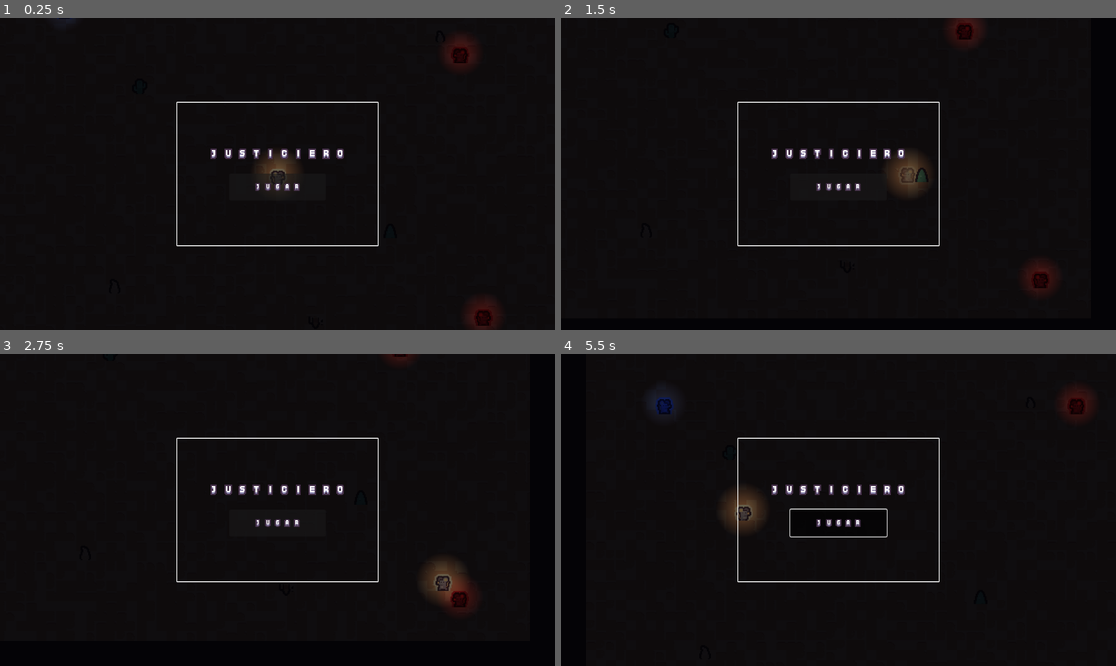
Above: before the commit, frames 1-4 (two rows, left to right).
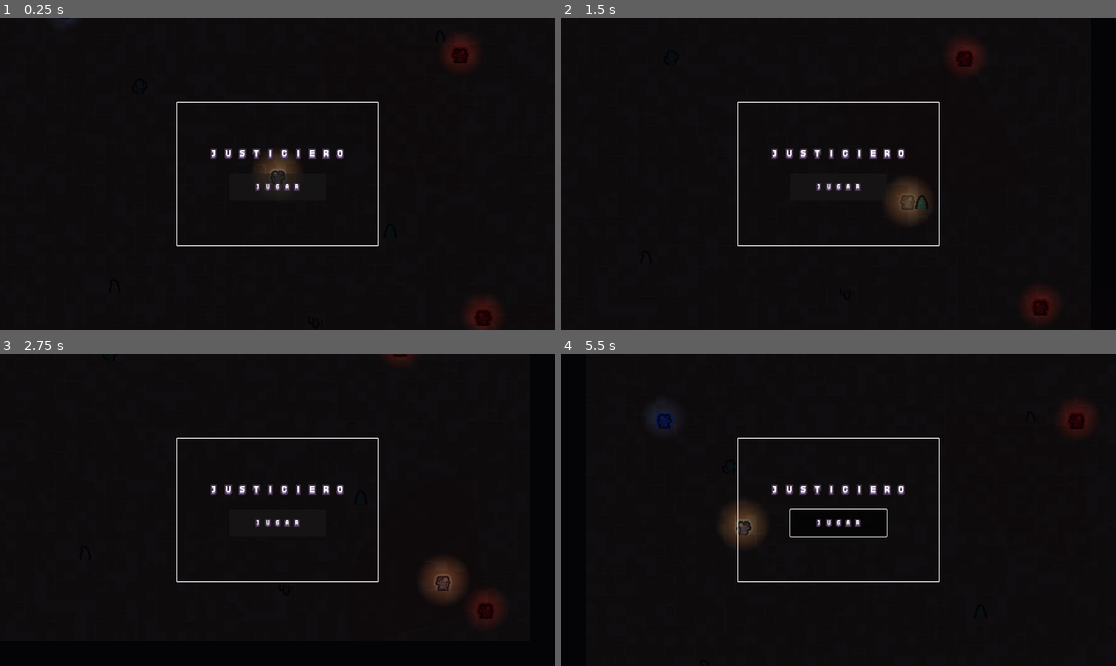
Above: after the commit, the same moments.

Repository: ksanch3x/Justiciero
Game: Godot game, scene res://scenes/Main.tscn
The game is run twice, just before and just after one commit, with the same random seed, the same clock (stepped at 60 frames per second) and the same inputs.
Inputs (mouse positions are in pixels of both pictures, inside the frame that each line leads up to):
- Up to frame 1 (0.25 s): no input
- Up to frame 2 (1.5 s): tap Enter at 0.5 s; move the mouse to (960, 158) at 0.52 s; hold D (move_right) 0.53-1.28 s; hold C (cover) 0.53-1.28 s; move the mouse to (727, 189) at 1.27 s; hold S (move_down) from 1.28 s (still down); tap Space (dash) at 1.35 s
- Up to frame 3 (2.75 s): move the mouse to (333, 441) at 2.02 s; release S (move_down) at 2.03 s; press the mouse at (333, 441) at 2.03 s; hold D (move_right) from 2.03 s (still down)
- Up to frame 4 (5.5 s): move the mouse to (810, 572) at 2.77 s; release D (move_right) at 2.78 s; release the mouse at (810, 572) at 2.78 s; hold W (move_up) 2.78-3.53 s; tap R at 2.85 s; move the mouse to (1005, 556) at 3.52 s; hold C (cover) 3.53-4.28 s; hold A (move_left) 3.53-5.03 s; move the mouse to (672, 463) at 4.27 s; tap Space (dash) at 4.35 s; move the mouse to (866, 510) at 5.02 s; press the mouse at (866, 510) at 5.03 s; hold S (move_down) from 5.03 s (still down)

The runs differ from the first frame. In frame 2, 2.3% of the frame differs, in the area x 58-90%, y 0-99%; in frame 3, 0.6%; in frame 4, 1.4%.

Commit message:
Cono de visión real (ángulo+cobertura) + suavizado de cámara
Reemplaza la detección circular por distancia en Enemy.gd/Spitter.gd/
Criminal.gd por un cono de verdad (rango + view_angle centrado en la
dirección hacia donde miran + Player.is_hidden_from()), con debug visual
dibujado en pantalla (verde/amarillo/rojo según estado) para poder ver y
probar sigilo directamente jugando, no solo confiar en la lógica. Police.gd
no lleva cono — su persecución depende del Nivel de Alerta, no de verte.

Camera2D de Player.tscn suma position_smoothing para que el seguimiento
(ya existente, es hija del jugador) no sea un snap instantáneo.

Diff:
--- a/prototypes/combat-topdown/scenes/Player.tscn
+++ b/prototypes/combat-topdown/scenes/Player.tscn
@@ -64,3 +64,5 @@
 limit_top = -360
 limit_right = 490
 limit_bottom = 360
+position_smoothing_enabled = true
+position_smoothing_speed = 8.0
--- a/prototypes/combat-topdown/scripts/Criminal.gd
+++ b/prototypes/combat-topdown/scripts/Criminal.gd
@@ -30,6 +30,10 @@
 @export var flee_speed: float = 130.0
 @export var flee_time: float = 3.0
 @export var flee_health_ratio: float = 0.3
+## Cono de visión real (mismo criterio que Enemy.gd) para detectar al
+## jugador — no aplica al encuentro con Policía, ese sigue siendo por
+## radio de cercanía (FIGHT_RIVAL no es sigilo, es un choque de facciones).
+@export var view_angle: float = 100.0
 
 var health: int
 var _player: Node2D
@@ -37,6 +41,7 @@
 var _spawn_position: Vector2
 var _spawn_captured: bool = false
 var _patrol_target: Vector2
+var _facing: Vector2 = Vector2.DOWN
 var _attack_timer: float = 0.0
 var _telegraphing: bool = false
 var _telegraph_time_left: float = 0.0
@@ -96,9 +101,7 @@
 
 	match _state:
 		State.PATROL:
-			# GDD 2.3, cobertura activa — ver comentario largo en Enemy.gd.
-			var hidden: bool = _player.has_method("is_hidden_from") and _player.is_hidden_from(global_position)
-			if dist_to_player <= detection_range and not hidden:
+			if _can_see_player(dist_to_player, to_player):
 				_state = State.DEFEND
 			else:
 				_process_patrol()
@@ -123,8 +126,11 @@
 
 	var chasing: bool = _state == State.DEFEND or _state == State.FIGHT_RIVAL
 	var facing: Vector2 = to_target if chasing else velocity
+	if facing.length() > 1.0:
+		_facing = facing.normalized()
 	if abs(facing.x) > 1.0:
 		_anim.flip_h = facing.x < 0.0
+	queue_redraw()
 
 	_attack_timer -= delta
 
@@ -145,6 +151,17 @@
 		_telegraph_time_left = attack_telegraph_time
 		Fx.telegraph_attack(_anim, attack_telegraph_time)
 
+## Cono de visión real — ver comentario largo en Enemy.gd.
+func _can_see_player(dist_to_player: float, to_player: Vector2) -> bool:
+	if dist_to_player > detection_range:
+		return false
+	if _player.has_method("is_hidden_from") and _player.is_hidden_from(global_position):
+		return false
+	if dist_to_player < 1.0:
+		return true
+	var half_angle: float = deg_to_rad(view_angle / 2.0)
+	return abs(_facing.angle_to(to_player)) <= half_angle
+
 func _process_patrol() -> void:
 	var to_target: Vector2 = _patrol_target - global_position
 	if to_target.length() <= 6.0:
@@ -174,6 +191,8 @@
 	_flee_timer -= delta
 	velocity = _flee_dir * flee_speed
 	move_and_slide()
+	queue_redraw()  # _draw() no pinta nada en FLEE, pero hay que refrescar
+	# para que el cono de antes de huir no quede pegado en pantalla.
 	if _flee_timer <= 0.0:
 		_state = State.PATROL
 		_pick_patrol_target()
@@ -221,3 +240,25 @@
 	health_changed.emit(health, max_health)
 	knocked_out.emit()
 	Fx.play_death(self, _anim)
+
+## Debug visual del cono de visión — ver comentario largo en Enemy.gd.
+## Naranja/rojizo en vez del verde/amarillo/rojo de Enemy.gd para que se
+## distinga a simple vista de qué facción es el cono (Criminal vs Grunt).
+func _draw() -> void:
+	var color: Color
+	match _state:
+		State.PATROL:
+			color = Color(1.0, 0.6, 0.2, 0.13)
+		State.DEFEND, State.FIGHT_RIVAL:
+			color = Color(1.0, 0.2, 0.2, 0.18)
+		_:
+			return
+	var dir: Vector2 = _facing if _facing.length() > 0.01 else Vector2.DOWN
+	var base_angle: float = dir.angle()
+	var half: float = deg_to_rad(view_angle / 2.0)
+	var steps: int = 14
+	var points: PackedVector2Array = [Vector2.ZERO]
+	for i in range(steps + 1):
+		var a: float = base_angle - half + (2.0 * half) * (float(i) / float(steps))
+		points.append(Vector2(cos(a), sin(a)) * detection_range)
+	draw_colored_polygon(points, color)
--- a/prototypes/combat-topdown/scripts/Enemy.gd
+++ b/prototypes/combat-topdown/scripts/Enemy.gd
@@ -1,10 +1,17 @@
 extends CharacterBody2D
 
 ## Máquina de estados básica (GDD sección 5.1 / hoja de ruta Fase 2):
-## Patrulla -> Alerta -> Persecución -> Ataque. Detección circular por
-## distancia (GDD 5.1: "Área2D circular para el MVP"; cono de visión real
-## con raycasts queda para después). Sin estado de Huida todavía — no lo
-## pide ningún enemigo actual, se agrega cuando haga falta.
+## Patrulla -> Alerta -> Persecución -> Ataque. Sin estado de Huida
+## todavía — no lo pide ningún enemigo actual, se agrega cuando haga
+## falta.
+##
+## Detección = cono de visión real (ángulo + rango + cobertura), no un
+## círculo por distancia — GDD 5.1 lo marcaba como mejora post-MVP, pero
+## sin esto no hay forma de PROBAR sigilo de verdad (todo lo que esté
+## dentro del radio se detectaba, mirase donde mirase el enemigo). Se
+## dibuja como debug visual (_draw(), ver al final del archivo) para
+## poder ver el cono jugando: verde en PATROL, amarillo en ALERT, rojo en
+## CHASE/ATTACK.
 enum State { PATROL, ALERT, CHASE, ATTACK }
 
 @export var speed: float = 90.0
@@ -31,6 +38,9 @@
 ## Demora entre detectar al jugador (PATROL) y arrancar la persecución de
 ## verdad (CHASE) — el "signo de exclamación" de la alerta.
 @export var alert_time: float = 0.4
+## Ancho total del cono de visión, en grados, centrado en hacia dónde
+## mira/camina el enemigo.
+@export var view_angle: float = 100.0
 
 var health: int
 var _player: Node2D
@@ -43,6 +53,11 @@
 var _spawn_captured: bool = false
 var _patrol_target: Vector2
 var _alert_time_left: float = 0.0
+## Última dirección "hacia donde mira" conocida (se actualiza cada frame en
+## _physics_process, igual que el flip_h del sprite) — el cono de visión
+## se dibuja centrado en esto, no en la velocidad cruda (que es cero en
+## varios estados parado).
+var _facing: Vector2 = Vector2.DOWN
 
 signal died
 ## Emitida en take_damage() (tanto en daño normal como en el golpe que mata,
@@ -80,7 +95,7 @@
 	var to_player: Vector2 = _player.global_position - global_position
 	var dist_to_player: float = to_player.length()
 
-	_update_state(delta, dist_to_player)
+	_update_state(delta, dist_to_player, to_player)
 
 	match _state:
 		State.PATROL:
@@ -94,8 +109,11 @@
 	# Mientras patrulla mira hacia donde camina; en cualquier otro estado ya
 	# detectó al jugador y mira hacia él (incluso parado en ALERT/ATTACK).
 	var facing: Vector2 = velocity if _state == State.PATROL else to_player
+	if facing.length() > 1.0:
+		_facing = facing.normalized()
 	if abs(facing.x) > 1.0:
 		_anim.flip_h = facing.x < 0.0
+	queue_redraw()
 
 	_attack_timer -= delta
 
@@ -115,15 +133,10 @@
 
 ## Transiciones de la máquina de estados. Separado de _physics_process para
 ## que el chequeo de estado no se mezcle con el movimiento/telegraph.
-func _update_state(delta: float, dist_to_player: float) -> void:
+func _update_state(delta: float, dist_to_player: float, to_player: Vector2) -> void:
 	match _state:
 		State.PATROL:
-			# GDD 2.3, cobertura activa: si el jugador está escondido detrás de
-			# un obstáculo real (Player.is_hidden_from), no se detecta aunque
-			# esté dentro del radio. has_method por las dudas si algún día
-			# _player no es un Player.gd de verdad.
-			var hidden: bool = _player.has_method("is_hidden_from") and _player.is_hidden_from(global_position)
-			if dist_to_player <= detection_range and not hidden:
+			if _can_see_player(dist_to_player, to_player):
 				_state = State.ALERT
 				_alert_time_left = alert_time
 		State.ALERT:
@@ -143,6 +156,20 @@
 			if dist_to_player > contact_range:
 				_state = State.CHASE
 
+## Cono de visión real: dentro de rango, dentro del ángulo de view_angle
+## centrado en _facing, y sin cobertura bloqueando (GDD 2.3). Reemplaza el
+## viejo chequeo puramente circular — un enemigo mirando para otro lado ya
+## no detecta al jugador parado justo detrás suyo.
+func _can_see_player(dist_to_player: float, to_player: Vector2) -> bool:
+	if dist_to_player > detection_range:
+		return false
+	if _player.has_method("is_hidden_from") and _player.is_hidden_from(global_position):
+		return false
+	if dist_to_player < 1.0:
+		return true
+	var half_angle: float = deg_to_rad(view_angle / 2.0)
+	return abs(_facing.angle_to(to_player)) <= half_angle
+
 func _process_patrol() -> void:
 	var to_target: Vector2 = _patrol_target - global_position
 	if to_target.length() <= 6.0:
@@ -181,3 +208,29 @@
 	health_changed.emit(health, max_health)
 	knocked_out.emit()
 	Fx.play_death(self, _anim)
+
+## Debug visual del cono de visión — verde en PATROL (todavía no vio nada),
+## amarillo en ALERT (te vio, viene el "signo de exclamación"), rojo en
+## CHASE/ATTACK (ya sabe dónde estás). Dibujado en espacio local del nodo
+## (CharacterBody2D no rota, solo su sprite se flipea), así que el cono se
+## arma con trigonometría simple sobre _facing en vez de depender de la
+## rotación del nodo.
+func _draw() -> void:
+	var color: Color
+	match _state:
+		State.PATROL:
+			color = Color(0.3, 1.0, 0.3, 0.13)
+		State.ALERT:
+			color = Color(1.0, 0.9, 0.2, 0.16)
+		_:
+			color = Color(1.0, 0.2, 0.2, 0.18)
+
+	var dir: Vector2 = _facing if _facing.length() > 0.01 else Vector2.DOWN
+	var base_angle: float = dir.angle()
+	var half: float = deg_to_rad(view_angle / 2.0)
+	var steps: int = 14
+	var points: PackedVector2Array = [Vector2.ZERO]
+	for i in range(steps + 1):
+		var a: float = base_angle - half + (2.0 * half) * (float(i) / float(steps))
+		points.append(Vector2(cos(a), sin(a)) * detection_range)
+	draw_colored_polygon(points, color)
--- a/prototypes/combat-topdown/scripts/Spitter.gd
+++ b/prototypes/combat-topdown/scripts/Spitter.gd
@@ -23,12 +23,13 @@
 @export var bullet_scene: PackedScene = preload("res://scenes/Bullet.tscn")
 @export var bullet_speed: float = 380.0
 @export var bullet_damage: int = 1
-## Mismo criterio que Enemy.gd: detección circular por distancia, sin cono
-## de visión todavía.
+## Cono de visión real (mismo criterio que Enemy.gd) en vez de círculo por
+## distancia — ver _can_see_player().
 @export var detection_range: float = 260.0
 @export var lose_track_range: float = 340.0
 @export var patrol_radius: float = 80.0
 @export var alert_time: float = 0.4
+@export var view_angle: float = 100.0
 
 ## Layer física de las balas enemigas ("enemy_bullet"), separada de la
 ## layer=4 que usan las balas del jugador para no chocar entre sí.
@@ -44,6 +45,7 @@
 var _spawn_captured: bool = false
 var _patrol_target: Vector2
 var _alert_time_left: float = 0.0
+var _facing: Vector2 = Vector2.DOWN
 
 signal died
 ## GDD 2.3, letal vs. no letal — ver comentario largo en Enemy.gd.
@@ -72,7 +74,7 @@
 	var to_player: Vector2 = _player.global_position - global_position
 	var dist: float = to_player.length()
 
-	_update_state(delta, dist)
+	_update_state(delta, dist, to_player)
 
 	match _state:
 		State.PATROL:
@@ -84,8 +86,11 @@
 	move_and_slide()
 
 	var facing: Vector2 = velocity if _state == State.PATROL else to_player
+	if facing.length() > 1.0:
+		_facing = facing.normalized()
 	if abs(facing.x) > 1.0:
 		_anim.flip_h = facing.x < 0.0
+	queue_redraw()
 
 	if _state != State.CHASE:
 		return
@@ -101,12 +106,10 @@
 		_shoot(to_player.normalized())
 		_fire_timer = fire_rate
 
-func _update_state(delta: float, dist_to_player: float) -> void:
+func _update_state(delta: float, dist_to_player: float, to_player: Vector2) -> void:
 	match _state:
 		State.PATROL:
-			# GDD 2.3, cobertura activa — ver comentario largo en Enemy.gd.
-			var hidden: bool = _player.has_method("is_hidden_from") and _player.is_hidden_from(global_position)
-			if dist_to_player <= detection_range and not hidden:
+			if _can_see_player(dist_to_player, to_player):
 				_state = State.ALERT
 				_alert_time_left = alert_time
 		State.ALERT:
@@ -120,6 +123,17 @@
 			if dist_to_player > lose_track_range:
 				_state = State.ALERT
 				_alert_time_left = alert_time
+
+## Cono de visión real — ver comentario largo en Enemy.gd.
+func _can_see_player(dist_to_player: float, to_player: Vector2) -> bool:
+	if dist_to_player > detection_range:
+		return false
+	if _player.has_method("is_hidden_from") and _player.is_hidden_from(global_position):
+		return false
+	if dist_to_player < 1.0:
+		return true
+	var half_angle: float = deg_to_rad(view_angle / 2.0)
+	return abs(_facing.angle_to(to_player)) <= half_angle
 
 func _process_patrol() -> void:
 	var to_target: Vector2 = _patrol_target - global_position
@@ -162,3 +176,23 @@
 	health = 0
 	knocked_out.emit()
 	Fx.play_death(self, _anim)
+
+## Debug visual del cono de visión — ver comentario largo en Enemy.gd.
+func _draw() -> void:
+	var color: Color
+	match _state:
+		State.PATROL:
+			color = Color(0.3, 1.0, 0.3, 0.13)
+		State.ALERT:
+			color = Color(1.0, 0.9, 0.2, 0.16)
+		_:
+			color = Color(1.0, 0.2, 0.2, 0.18)
+	var dir: Vector2 = _facing if _facing.length() > 0.01 else Vector2.DOWN
+	var base_angle: float = dir.angle()
+	var half: float = deg_to_rad(view_angle / 2.0)
+	var steps: int = 14
+	var points: PackedVector2Array = [Vector2.ZERO]
+	for i in range(steps + 1):
+		var a: float = base_angle - half + (2.0 * half) * (float(i) / float(steps))
+		points.append(Vector2(cos(a), sin(a)) * detection_range)
+	draw_colored_polygon(points, color)
Not shown, changed: prototypes/combat-topdown/STATUS.md
